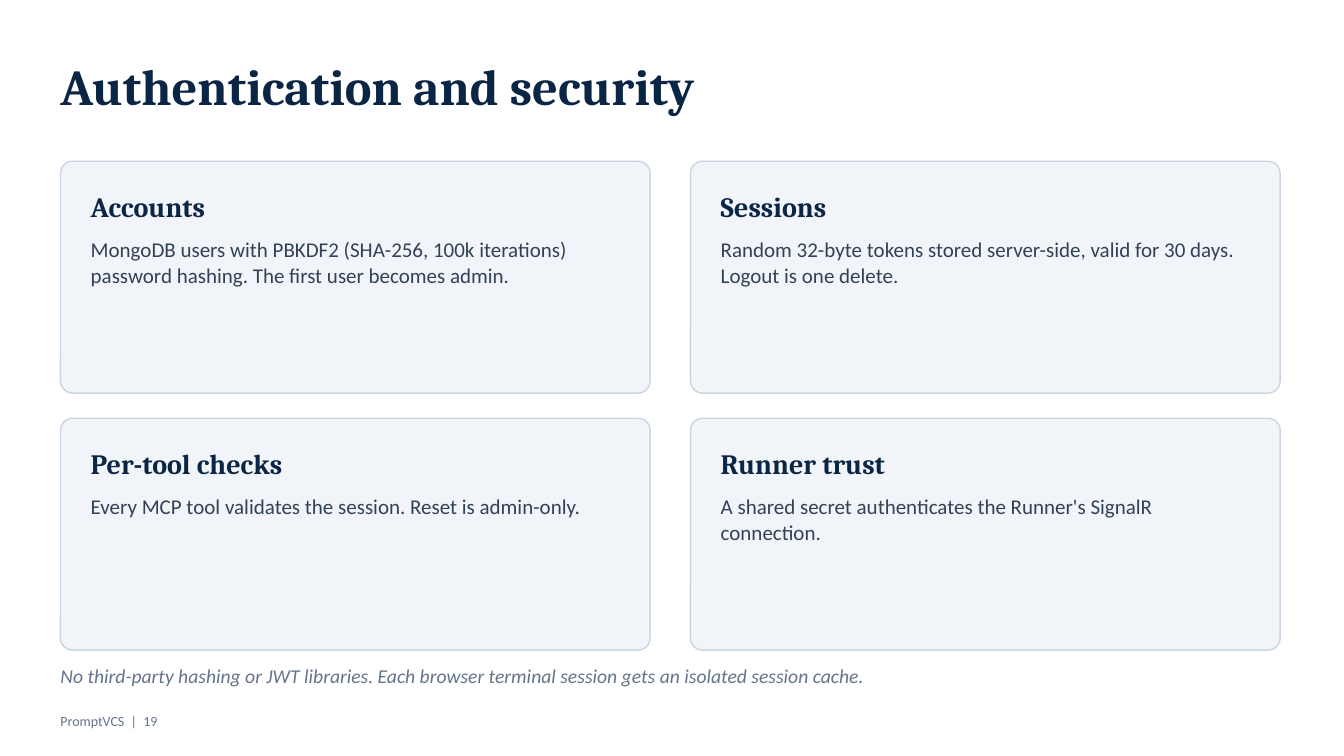
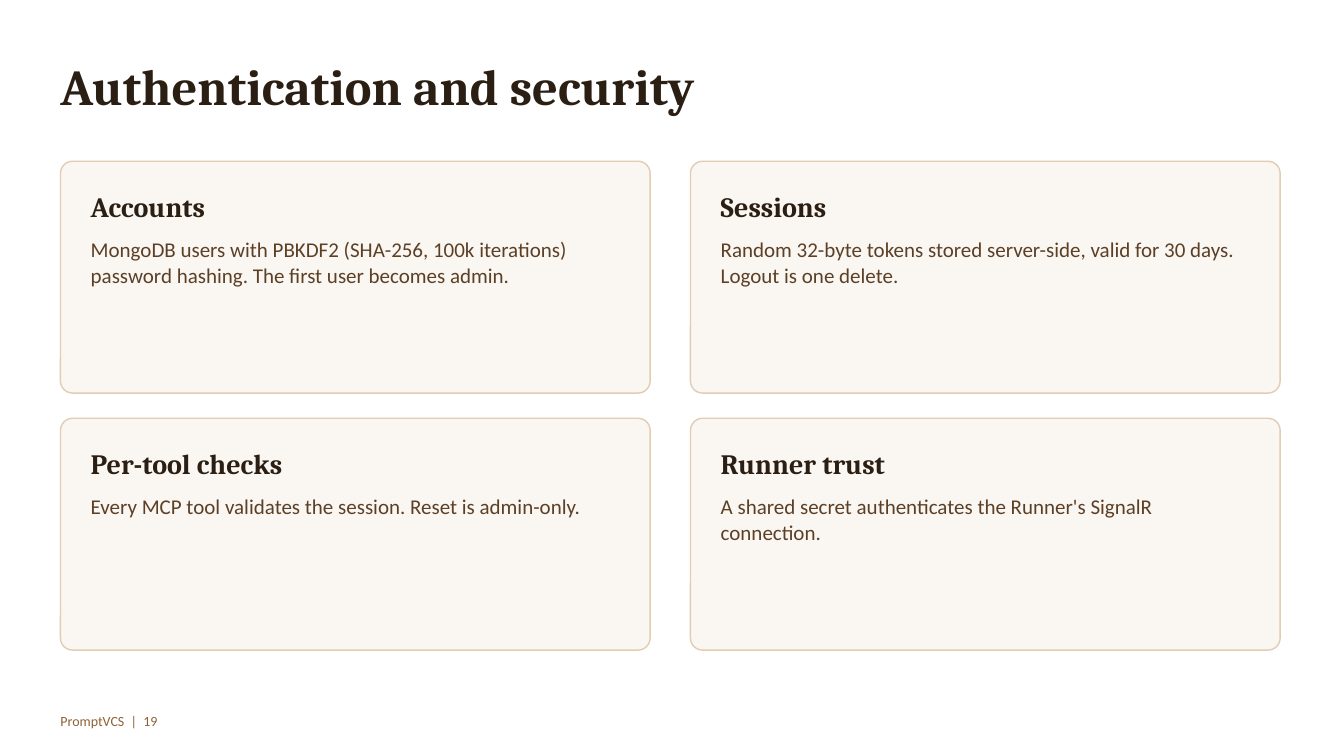
Before and after one commit to SahilHanda300/prompt-vcs, a slide deck: slide 19 of docs/PromptVCS-Presentation.pptx. Drawn at 1344x756 pixels with LibreOffice and Linux fonts; fonts in the diff are those of the drawing. Boxes give left, top, right and bottom in pixels: in the first picture for what was removed or moved away, otherwise in the second. Text is boxed around its words. In the diff, an @@ line names an element or a change of style, - is before the commit and + after.

Commit message:
Add CLI parity for favorites/rename/admin user management; fold PPT what's new slides into the existing narrative

```diff
--- a/docs/PromptVCS-Presentation.pptx
+++ b/docs/PromptVCS-Presentation.pptx
@@ fill #F1F5F9 to #FAF6F2; outline #CBD5E1 1 pt to #E0CDB3 1 pt in 4 elements at <box>60,161,650,393</box>, <box>691,161,1280,393</box>, <box>60,418,650,650</box>, <box>691,418,1280,650</box> @@
@@ text colour #0B2545 to #2B1F14 in 5 elements at <box>60,70,695,116</box>, <box>91,198,205,218</box>, <box>721,197,827,218</box>, <box>91,454,282,475</box>, <box>721,455,885,475</box> @@
@@ text colour #334155 to #5C4026 in 4 elements at <box>91,242,566,287</box>, <box>721,242,1234,287</box>, <box>91,499,580,518</box>, <box>721,499,1153,540</box> @@
@@ text removed at <box>60,669,864,687</box> @@
-No third-party hashing or JWT libraries. Each browser terminal session gets an isolated session cache.
@@ text "PromptVCS | 19" at <box>60,717,157,729</box>: text colour #64748B to #8F6239 @@
```
Also in this commit, not shown: 21 other slides changed, 1 slide added, 3 other files.
